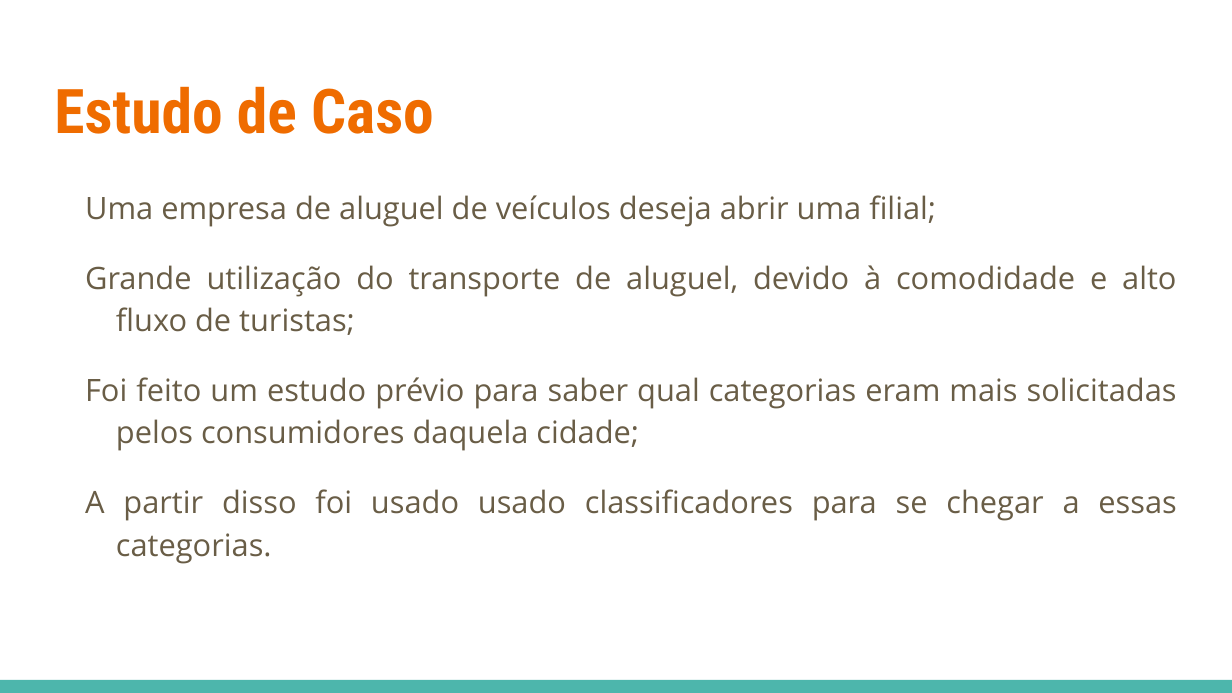
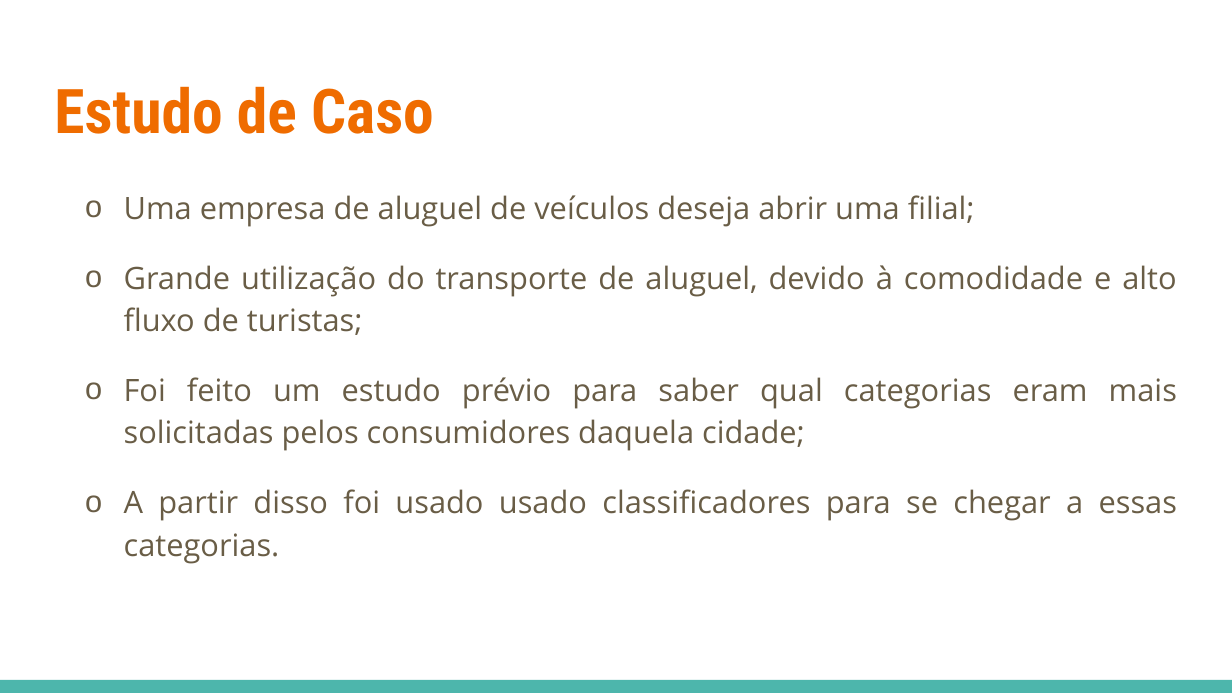
Before and after one commit to bieljose/Trabalho-Ia, a slide deck: slide 2 of Trabalho IA.pptx. Drawn at 1232x693 pixels with LibreOffice and Linux fonts; fonts in the diff are those of the drawing. Boxes give left, top, right and bottom in pixels: in the first picture for what was removed or moved away, otherwise in the second. Text is boxed around its words. In the diff, an @@ line names an element or a change of style, - is before the commit and + after.

```diff
--- a/Trabalho IA.pptx
+++ b/Trabalho IA.pptx
@@ text "Uma empresa de aluguel de ..." at (x1=124, y1=195, x2=1177, y2=564): bullet none to o @@
```
Also in this commit, not shown: 1 other slide changed.
